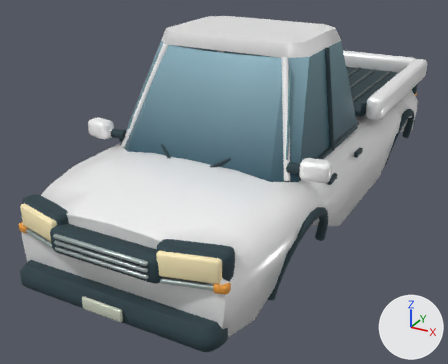
What one commit did to the glTF model assets/models/vehicles/range.glb.
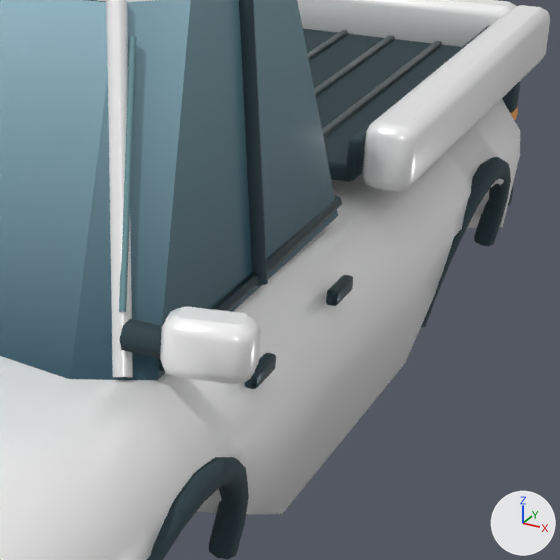
Each version appears first whole from a 50 mm lens placed at (2.12, -4.71, 2.58), pointed at (-0.23, -0.43, 0.44), and next in a close-up on the part from 55% to 96% of the width and 16% to 66% of the height. Lighting does not change. The marker at lower right points along +X, +Y and +Z. The older version's two pictures come first. Vertices at exactly the same position are counted once.

Objects in the first close-up: 'Chassis' and 1 more.
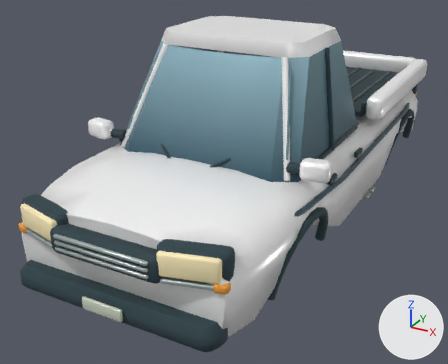
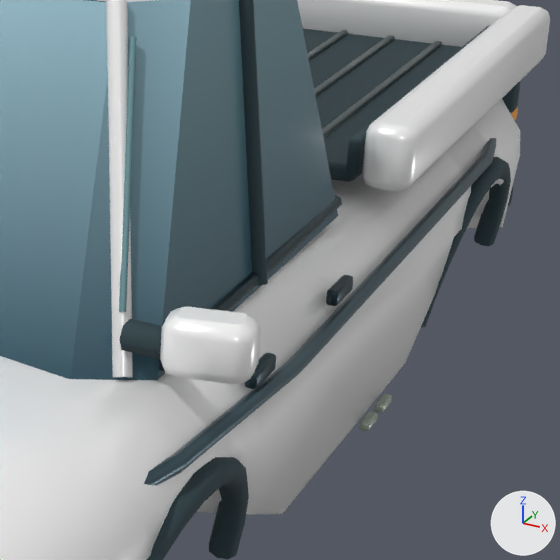
What differs and where, as boxes (x1, y1, x2, y2) in the close-ups (560 x 560 px):
part 1 of me_chassis, added
    after: (374, 394, 392, 413)
part 2 of me_chassis, added
    after: (359, 412, 378, 431)
part 3 of me_chassis, added
    after: (144, 138, 496, 486)
part 4 of me_chassis, edited (looks the same)
    both: (0, 0, 532, 560)

The change, as a diff of the scene's bpy script:
```diff
--- a/assets/models/vehicles/range.glb.py
+++ b/assets/models/vehicles/range.glb.py
@@ me_chassis @@
 # used by ob_chassis; location = (0.0, 0.0, 0.0)
-me_chassis.from_pydata(...)  # 3609 vertices, 6982 faces; spans x -0.97..0.97, y -2.37..2.35, z 0.29..1.76
+me_chassis.from_pydata(...)  # 3967 vertices, 7674 faces; spans x -0.97..0.97, y -2.37..2.35, z 0.29..1.76
+# me_chassis part 1: the loose piece of 72 vertices spanning x 0.84..0.87, y -0.32..-0.18, z 0.83..0.87 is copied, and the copy is scaled about its middle by (0.96, 0.646, 0.555), then moved by (0.02, 0.49, -0.51); it spans x 0.86..0.89, y 0.19..0.29, z 0.33..0.36
+# me_chassis part 2: the loose piece of 72 vertices spanning x 0.84..0.87, y -0.32..-0.18, z 0.83..0.87 is copied, and the copy is scaled about its middle by (0.96, 0.646, 0.555), then moved by (0.02, 0.35, -0.51); it spans x 0.86..0.89, y 0.05..0.15, z 0.33..0.36
+# me_chassis part 3: a new loose piece of 35 vertices spanning x 0.7..0.9, y -1.89..1.86, z 0.73..0.84, in mat_metal
+# me_chassis part 4: 1702 kept faces spanning x -0.96..0.96, y -2.37..2.34, z 0.32..1.76 get new vertex colours
+# other edits to the shape of me_chassis do not show in these pictures
 me_chassis.materials.append(mat_coachpaint)
```
